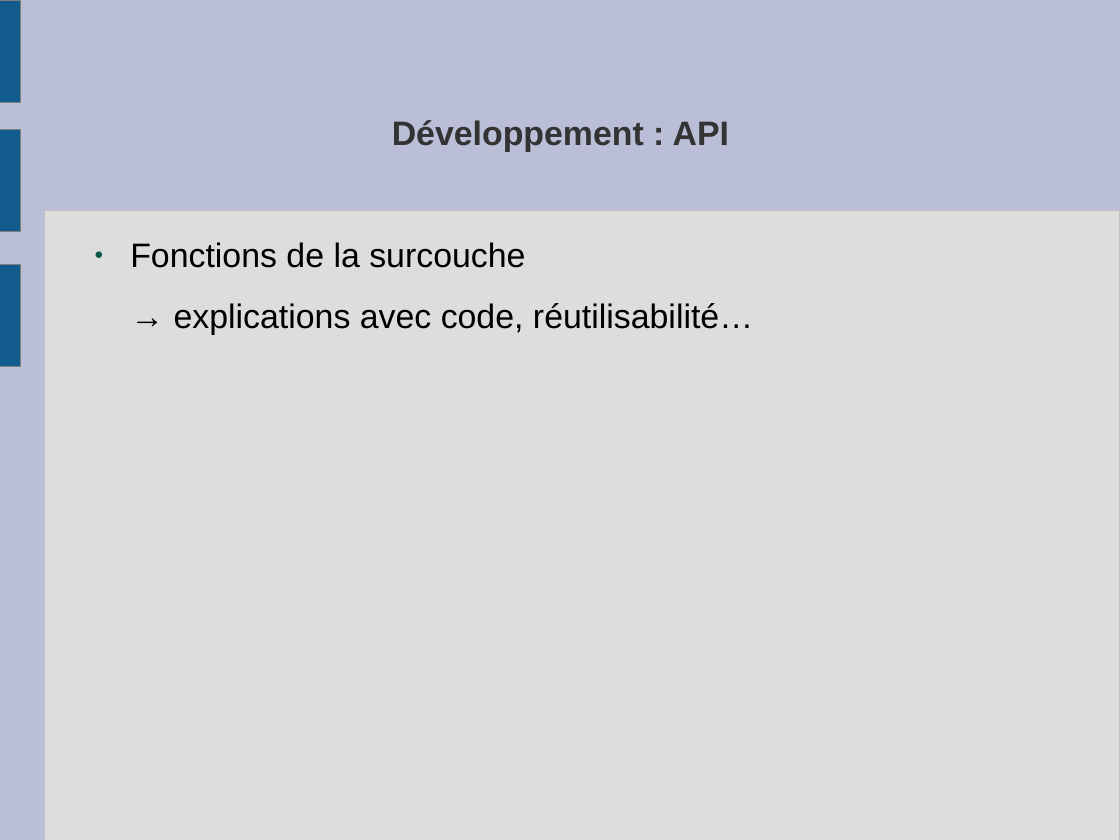
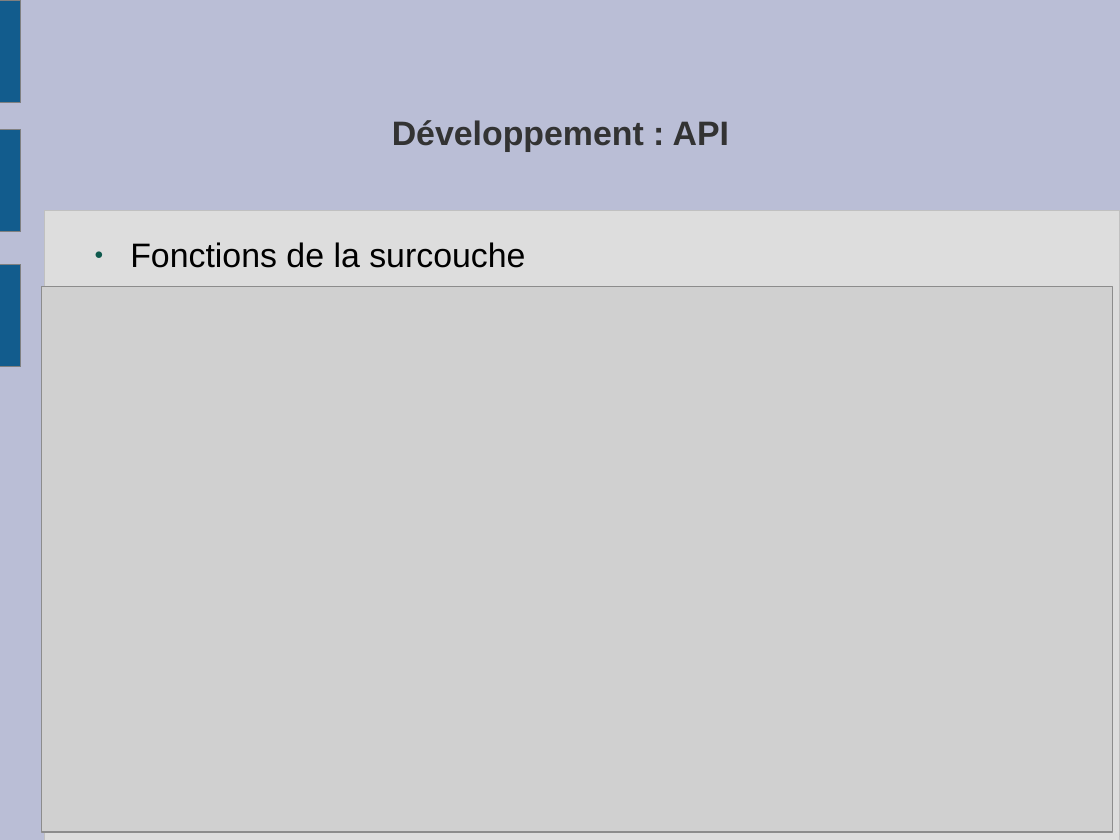
Before and after one commit to slvrgauthier/OpenSculpt, a slide deck: slide 9 of Documentation/Soutenance.odp (slide 8 before the commit). Drawn at 1120x840 pixels with LibreOffice and Linux fonts; fonts in the diff are those of the drawing; grey boxes stand for pictures. Boxes give left, top, right and bottom in pixels: in the first picture for what was removed or moved away, otherwise in the second. Text is boxed around its words. In the diff, an @@ line names an element or a change of style, - is before the commit and + after.

```diff
--- a/Documentation/Soutenance.odp
+++ b/Documentation/Soutenance.odp
@@ picture added at [42,287,1113,832] @@
@@ text at [174,303,753,334]: paragraph removed @@
-→ explications avec code, réutilisabilité…
```
Also in this commit, not shown: 3 other slides changed, 4 slides added, 3 slides removed, 11 other files.
